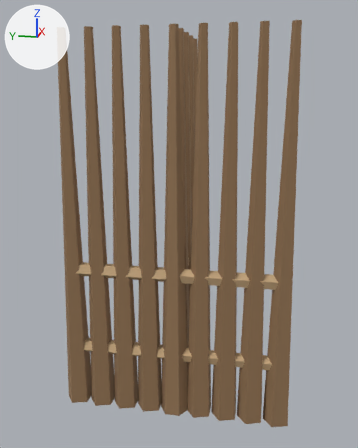
Two versions of the glTF model assets/3d/models/palisade_07.glb, one commit apart.
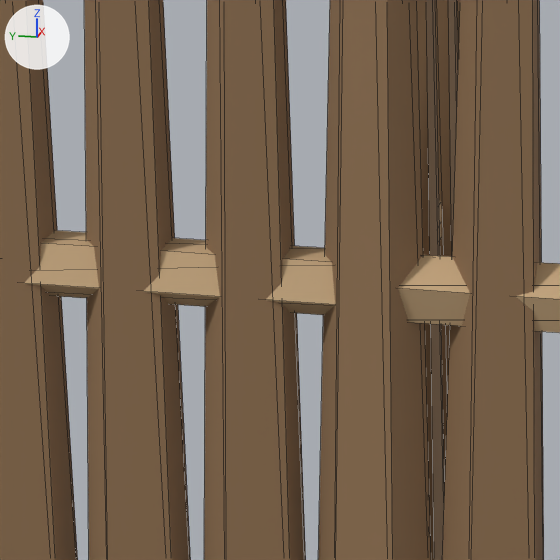
Each version is shown whole from a camera (50 mm lens) standing at (-2.152, -0.453, 1.487) and looking at (0.234, 0.025, 0.89), then close up on the part from 27% to 60% of the width and 48% to 74% of the height. Arrows for +X, +Y and +Z are at upper left; the lights stay in place. The older version's two pictures come first. The close-ups show mesh edges as thin lines. Vertices at exactly the same position are counted once.

Objects in the first close-up: 'palisade_07'.
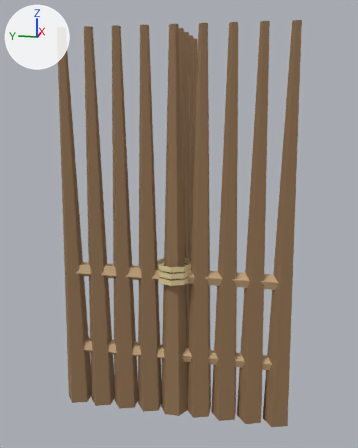
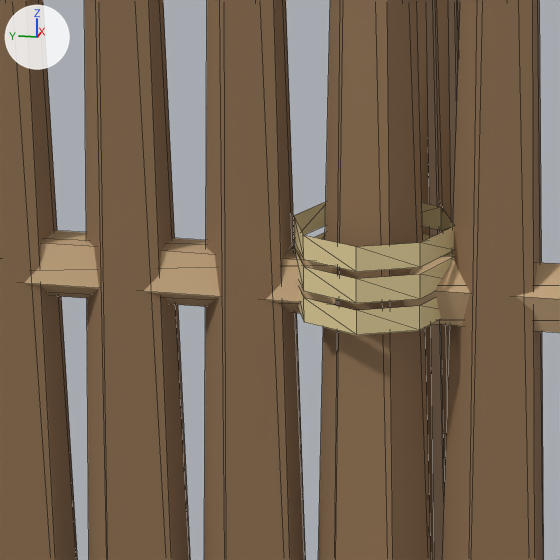
Boxes [x1, y1, x2, y2] around the edits, measured in the close-ups (560 x 560 px):
part 1 of me_palisade_07, added (beige): after [298, 288, 441, 335]
part 2 of me_palisade_07, added (beige): after [294, 232, 453, 303]
part 3 of me_palisade_07, added (beige): after [294, 202, 454, 272]

The change, as a diff of the scene's bpy script:
```diff
--- a/assets/3d/models/palisade_07.glb.py
+++ b/assets/3d/models/palisade_07.glb.py
@@ mat_thatch @@
+mat_thatch = principled_material('thatch')
+mat_thatch.base_color = (0.78, 0.64, 0.33)  # beige #e5d19b
+mat_thatch.roughness = 0.85
@@ me_palisade_07 @@
 # used by ob_palisade_07; location = (0.0, 0.0, 0.0)
-me_palisade_07.from_pydata(...)  # 192 vertices, 308 faces; spans x -0.06..0.56, y -0.55..0.56, z 0.0..1.8
+me_palisade_07.from_pydata(...)  # 240 vertices, 356 faces; spans x -0.08..0.56, y -0.55..0.56, z 0.0..1.8
+# me_palisade_07 part 1: a new loose piece of 16 vertices spanning x -0.08..0.08, y -0.08..0.08, z 0.68..0.7, in mat_thatch (beige #e5d19b)
+# me_palisade_07 part 2: a new loose piece of 16 vertices spanning x -0.08..0.08, y -0.08..0.08, z 0.71..0.73, in mat_thatch (beige #e5d19b)
+# me_palisade_07 part 3: a new loose piece of 16 vertices spanning x -0.08..0.08, y -0.08..0.08, z 0.74..0.77, in mat_thatch (beige #e5d19b)
+# other edits to the shape of me_palisade_07 do not show in these pictures
 me_palisade_07.materials.append(mat_trunk)
 me_palisade_07.materials.append(mat_wood)
+me_palisade_07.materials.append(mat_thatch)  # beige #e5d19b
```
